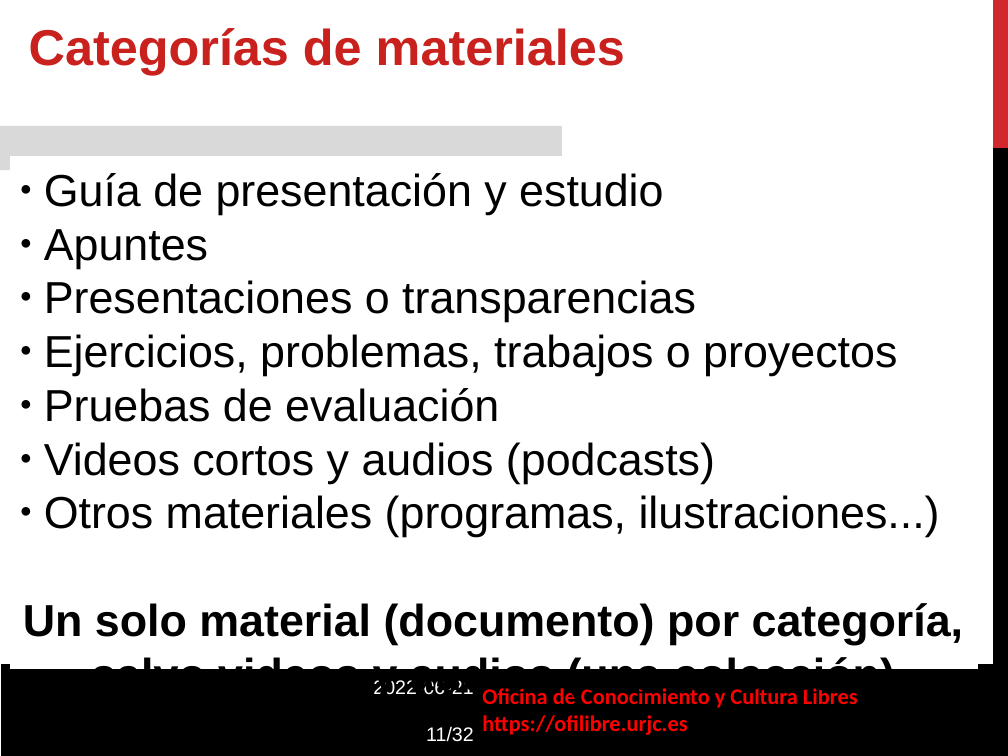
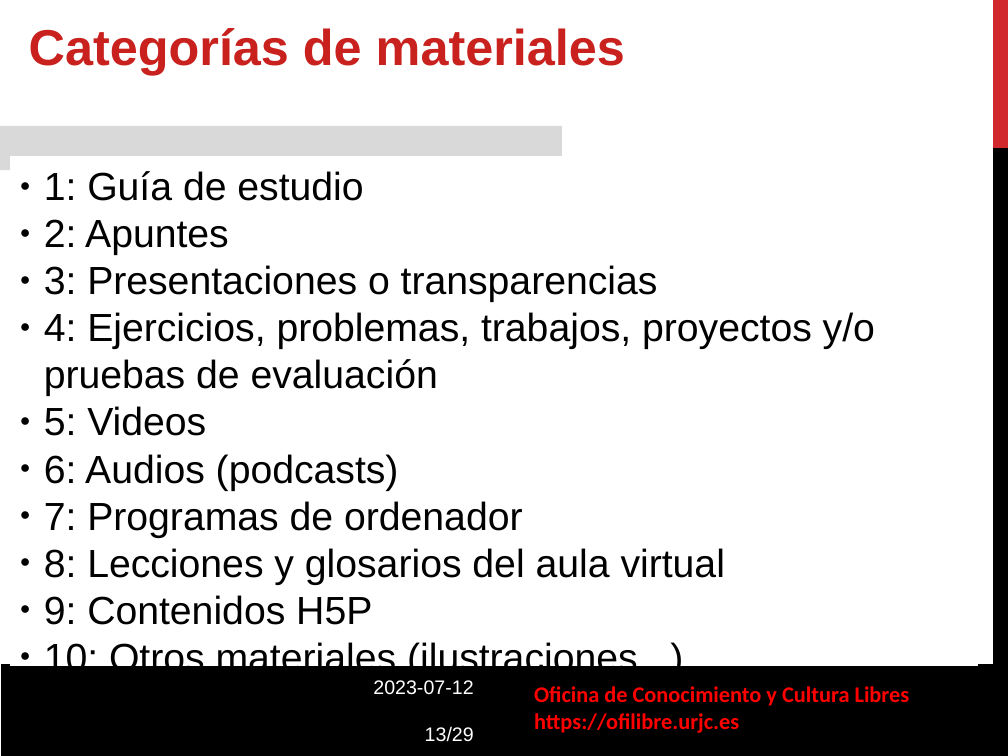
Before and after one commit to gabrielIzquierdo/OfiLibreGabri.github.io, a slide deck: slide 13 of static/transpas/convocatoria-asignaturas-abierto/Convocatoria_Asignaturas_Abierto.odp (slide 11 before the commit). Drawn at 1008x756 pixels with LibreOffice and Linux fonts; fonts in the diff are those of the drawing; background and template pictures are left out. Boxes give left, top, right and bottom in pixels: in the first picture for what was removed or moved away, otherwise in the second. Text is boxed around its words. In the diff, an @@ line names an element or a change of style, - is before the commit and + after.

```diff
--- a/static/transpas/convocatoria-asignaturas-abierto/Convocatoria_Asignaturas_Abierto.odp
+++ b/static/transpas/convocatoria-asignaturas-abierto/Convocatoria_Asignaturas_Abierto.odp
@@ text in rectangle at box(44, 171, 875, 679): text changed; size 32 to 28 pt @@
-● Guía de presentación y estudio
-● Apuntes
-● Presentaciones o transparencias
-● Ejercicios, problemas, trabajos o proyectos
-● Pruebas de evaluación
-● Videos cortos y audios (podcasts)
-● Otros materiales (programas, ilustraciones...)
-Un solo material (documento) por categoría, salvo videos y audios (una colección)
+● 1: Guía de estudio
+● 2: Apuntes
+● 3: Presentaciones o transparencias
+● 4: Ejercicios, problemas, trabajos, proyectos y/o pruebas de evaluación
+● 5: Videos
+● 6: Audios (podcasts)
+● 7: Programas de ordenador
+● 8: Lecciones y glosarios del aula virtual
+● 9: Contenidos H5P
+● 10: Otros materiales (ilustraciones...)
@@ text at box(373, 680, 474, 742): text changed @@
-2022-06-21
-11/32
+2023-07-12
+13/29
@@ text "Oficina de Conocimiento y Cultura ...": place and size @@
-text "Oficina de Conocimiento y Cultura ..." at box(482, 688, 858, 735)
+text "Oficina de Conocimiento y Cultura ..." at box(534, 686, 910, 733)
```
Also in this commit, not shown: 20 other slides changed, 5 slides added, 8 slides removed, 3 other files.
